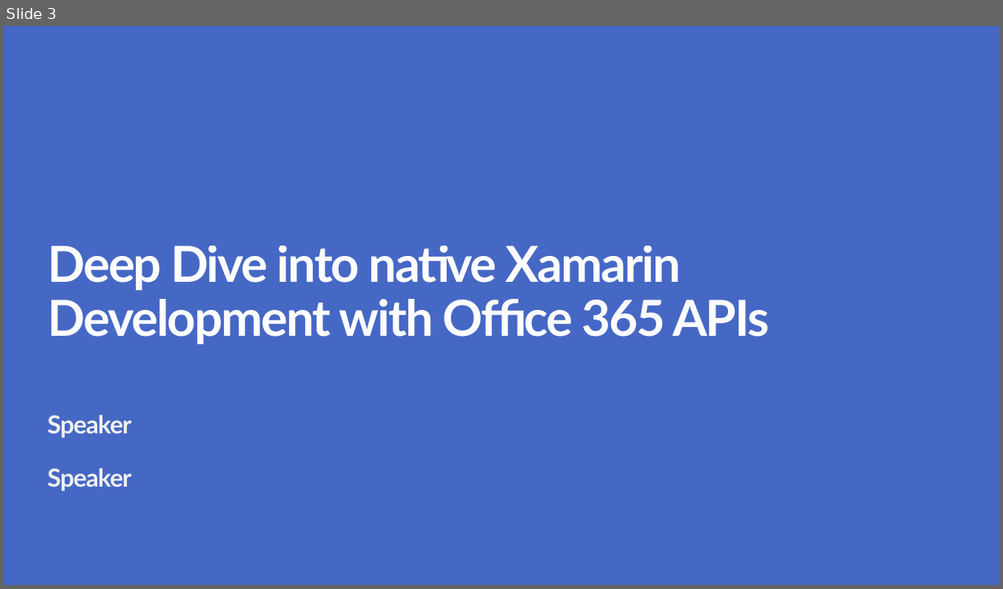
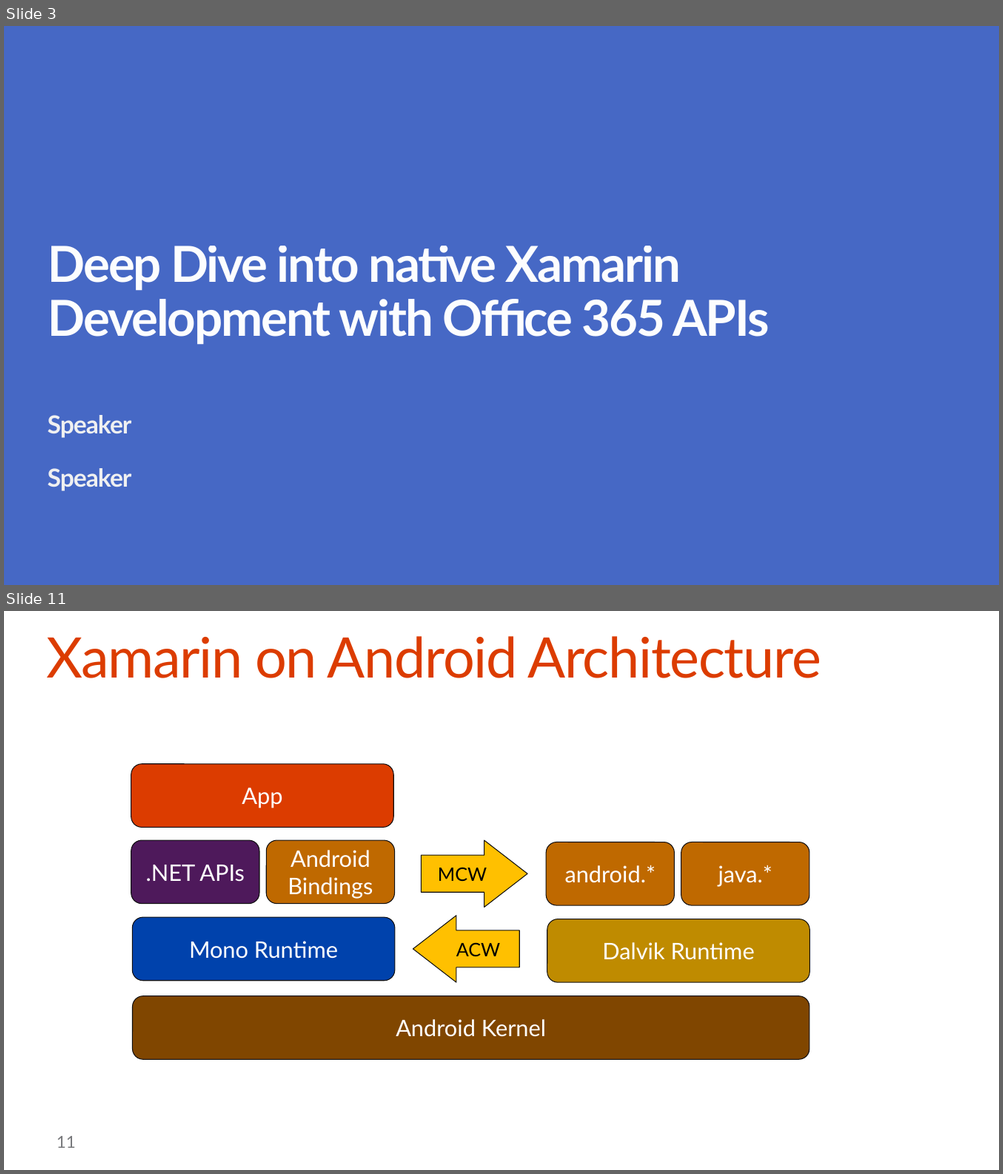
Before and after one commit to OfficeDev/TrainingContent, a slide deck: O3654-6 Deep dive into native Xamarin Development with Office 365 APIs/O3654-6 Deep dive into native Xamarin Development with Office 365 APIs.pptx. Shown one above the other, each under a label of ours: slide 3 before the commit, slides 3 and 11 after it; the slides between them are not shown. The pictures are 1003x589 and 1003x1174 pixels, drawn with LibreOffice and Linux fonts; fonts in the diff are those of the drawing; background and template pictures are left out. Boxes give left, top, right and bottom in pixels: in the first picture for what was removed or moved away, otherwise in the second. Text is boxed around its words. In the diff, an @@ line names an element or a change of style, - is before the commit and + after.

Commit message:
Xamarin Deck

```diff
--- a/O3654-6 Deep dive into native Xamarin Development with Office 365 APIs/O3654-6 Deep dive into native Xamarin Development with Office 365 APIs.pptx
+++ b/O3654-6 Deep dive into native Xamarin Development with Office 365 APIs/O3654-6 Deep dive into native Xamarin Development with Office 365 APIs.pptx
@@ slide 11 added at (4,611,999,1170), background #FFFFFF @@
@@ title added at (46,636,821,678), 54 pt, text #DC3C00 @@
+Xamarin on Android Architecture
@@ rounded rectangle added at (131,764,393,827), fill #DC3C00, outline #0D0D0D 0.75 pt, 22 pt, text #FFFFFF @@
+App
@@ rounded rectangle added at (131,841,259,904), fill #4E195C, outline #0D0D0D 0.75 pt, 22 pt, text #FFFFFF @@
+.NET APIs
@@ rounded rectangle added at (266,841,394,904), fill #BF6900, outline #0D0D0D 0.75 pt, 22 pt, text #FFFFFF @@
+Android
+Bindings
@@ right arrow added at (421,841,528,908), fill #FFC000, outline #0D0D0D 0.75 pt, 18 pt, text #000000 @@
+MCW
@@ rounded rectangle added at (546,843,674,906), fill #BF6900, outline #0D0D0D 0.75 pt, 22 pt, text #FFFFFF @@
+android.*
@@ rounded rectangle added at (680,843,809,906), fill #BF6900, outline #0D0D0D 0.75 pt, 22 pt, text #FFFFFF @@
+java.*
@@ rounded rectangle added at (132,917,395,981), fill #0042AC, outline #0D0D0D 0.75 pt, 22 pt, text #FFFFFF @@
+Mono Runtime
@@ right arrow added at (413,915,520,982), fill #FFC000, outline #0D0D0D 0.75 pt, 18 pt, text #000000 @@
+ACW
@@ rounded rectangle added at (547,919,810,982), fill #BF8B00, outline #0D0D0D 0.75 pt, 22 pt, text #FFFFFF @@
+Dalvik Runtime
@@ rounded rectangle added at (132,997,809,1060), fill #804600, outline #0D0D0D 0.75 pt, 22 pt, text #FFFFFF @@
+Android Kernel
@@ page number added at (57,1136,76,1148), 16 pt, text #797A7D @@
+11
```
Also in this commit, not shown: 8 slides changed, 25 other slides added, 31 slides removed.
